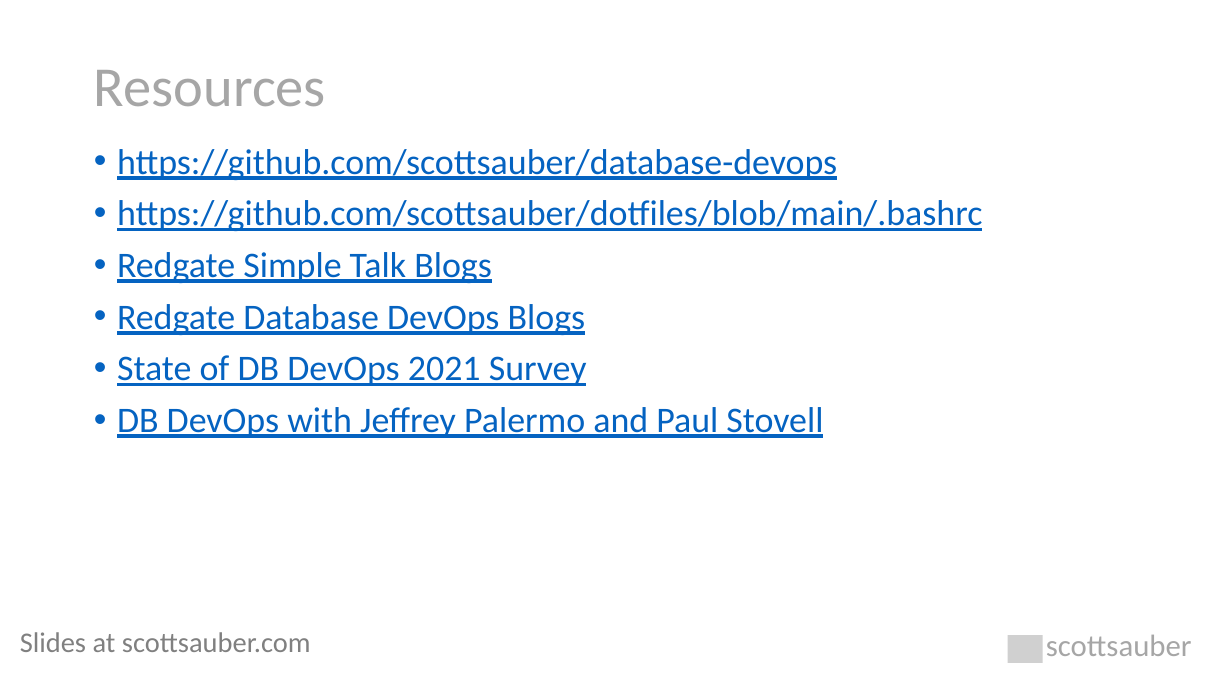
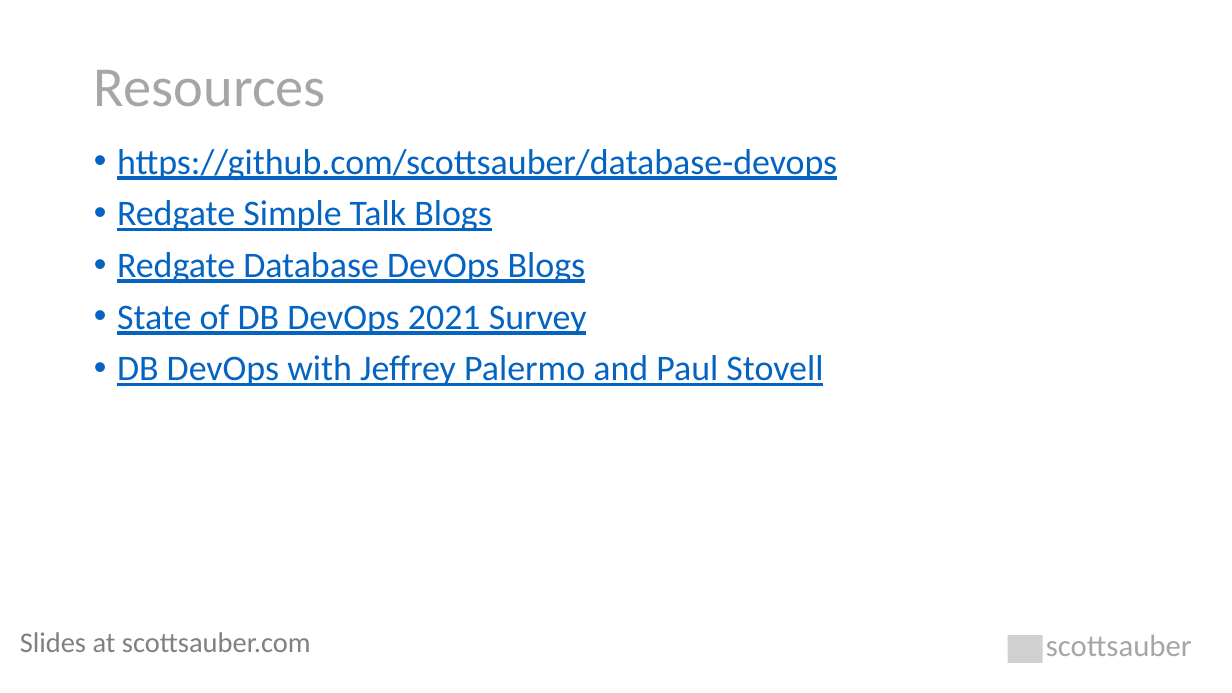
Before and after one commit to scottsauber/talks, a slide deck: slide 33 of 2022-05-11-NDCLondon-DatabaseDevOps/database-devops.pptx. Drawn at 1232x693 pixels with LibreOffice and Linux fonts; fonts in the diff are those of the drawing; grey boxes stand for pictures. Boxes give left, top, right and bottom in pixels: in the first picture for what was removed or moved away, otherwise in the second. Text is boxed around its words. In the diff, an @@ line names an element or a change of style, - is before the commit and + after.

Commit message:
last updates

```diff
--- a/2022-05-11-NDCLondon-DatabaseDevOps/database-devops.pptx
+++ b/2022-05-11-NDCLondon-DatabaseDevOps/database-devops.pptx
@@ text at [117, 200, 982, 231]: paragraph removed @@
-• https://github.com/scottsauber/dotfiles/blob/main/.bashrc
```
Also in this commit, not shown: 1 other slide changed, 1 slide added, 1 slide removed.
